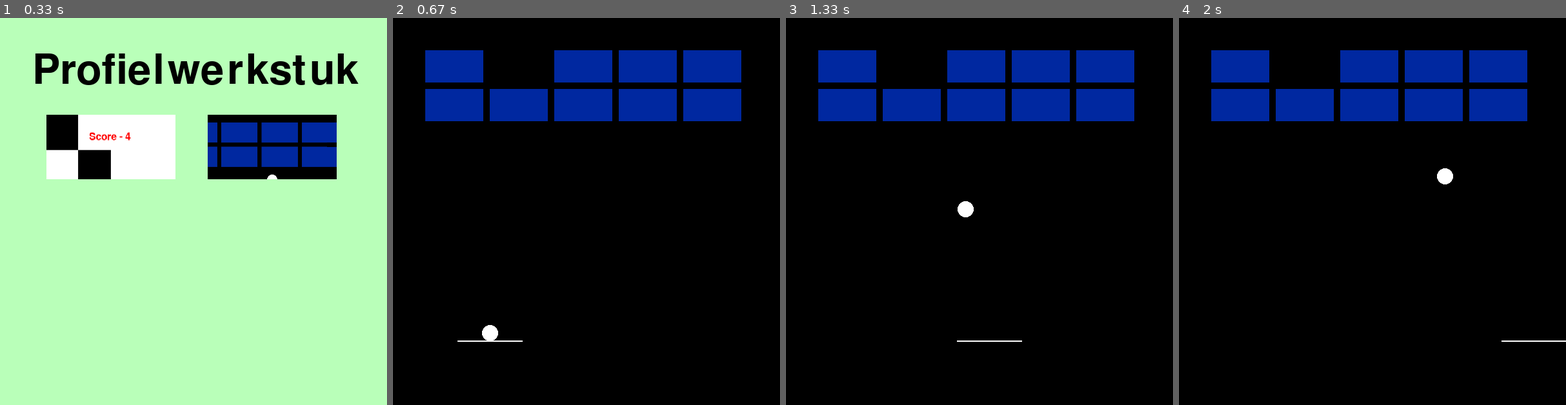
Above: before the commit, frames 1-4 (left to right).
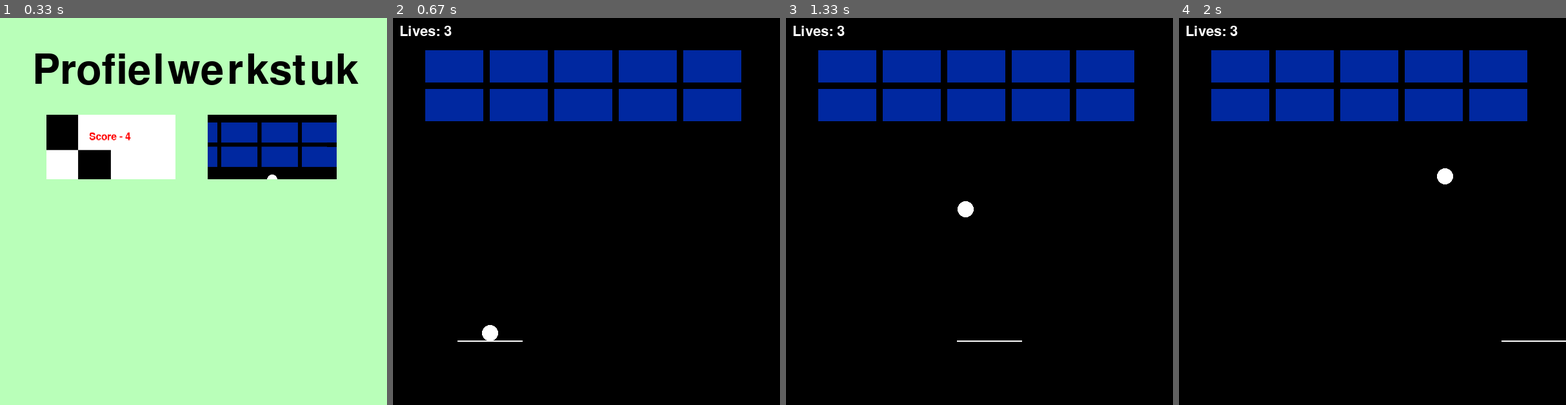
Above: after the commit, the same moments.

Repository: Pkpratik/pygame-class
Game: pygame game, started from Jonah/Projects/P4.0 - Game Hub.py
Same seed, same stepped clock (60 frames per second), same inputs: the game is played once before the commit and once after it.
Inputs (mouse positions are in pixels of both pictures, inside the frame that each line leads up to):
- Up to frame 1 (0.33 s): no input
- Up to frame 2 (0.67 s): click (663, 145) at 0.38 s
- Up to frame 3 (1.33 s): tap Space at 0.67, 1.07 s; hold Right from 1 s (still down)
- Up to frame 4 (2 s): tap Space at 1.37, 1.57, 1.87 s; release Right at 1.47 s; hold Right 1.5-1.97 s

Frame 1 is identical in both runs. In frame 2, 1.4% of the frame differs, in the area x 1-40%, y 2-17%; in frame 3, 1.4%; in frame 4, 1.4%.

Commit message:
Some testing and losing mechanism bb

Diff:
--- a/Jonah/Projects/P4.0 - Game Hub.py
+++ b/Jonah/Projects/P4.0 - Game Hub.py
@@ -265,7 +265,6 @@
     hsdict[player_name]=max(int(hsdict[player_name]),clicker.score)
 
     with open("Jonah/Projects/myscore.txt","w") as file:
-        print(hsdict)
         for i in sorted(hsdict.items(),key=lambda item:item[1],reverse=True):
 
             file.write(i[0]+" "+str(i[1])+'\n')
@@ -283,6 +282,7 @@
     bg = (black)
     screen=pygame.display.set_mode((w,h))
     pygame.display.set_caption('Brick Breaker')
+    base_font=pygame.font.Font(None,32)
 
     #Easteregg
     ee1=pygame.mixer.Sound('Jonah/Projects/easteregg1.wav')
@@ -316,6 +316,7 @@
             self.rect.bottom=bar1.centery
             self.forward_speed=2
             self.downward_speed=3
+            self.lives=3
 
             self.space_pressed=False
         def update(self):
@@ -326,7 +327,10 @@
             else:
                 self.rect.x+=self.forward_speed
                 self.rect.y-=self.downward_speed
-                if self.rect.bottom>=h or self.rect.top<=0:
+                if self.rect.bottom>=h:
+                    self.lives-=1
+                    self.downward_speed=-self.downward_speed
+                if self.rect.top<=0:
                     self.downward_speed=-self.downward_speed
                 if self.rect.left<=0 or self.rect.right>=h:
                     self.forward_speed=-self.forward_speed
@@ -350,7 +354,7 @@
     brick1=bricks(50,50,2)
     arr=pygame.sprite.Group()
     arr.add(brick1)
-    arr.add(bricks(50,50,2))
+    arr.add(bricks(150,50,2))
     arr.add(bricks(250,50,2))
     arr.add(bricks(350,50,2))
     arr.add(bricks(450,50,2))
@@ -371,8 +375,6 @@
                 if ball1.rect.collidepoint(event.pos):
                     pygame.mixer.Sound.play(ee1)
 
-
-        #Makes it stay inside the screen
         screen.fill(bg)
         ball1.update()
         arr.draw(screen)
@@ -387,6 +389,10 @@
             else:
                 ball1.hit()
 
+        #Lose mechanic
+        if ball1.lives==0:
+            pygame.time.wait(1500)
+            run=False
 
 
         #Pongbar
@@ -399,9 +405,10 @@
             ball1.space_pressed=True
         pygame.draw.rect(screen,(white),bar1)
 
+        ldisp=base_font.render("Lives: "+str(ball1.lives),True,(255,255,255))
+        screen.blit(ldisp,(10,10))
         #Ending bar
         pygame.display.update()
-    pygame.quit()
 
 #Frameworking
 pygame.display.set_caption("Profielwerkstuk")
@@ -423,7 +430,8 @@
 th_img=pygame.transform.scale(th_big,(200,100))
 bb_big=pygame.image.load('Jonah/Projects/brickbreaker.png')
 bb_img=pygame.transform.scale(bb_big,(200,100))
-#Actual game
+
+#Actual hub
 run=True
 while run:
     #Standard while-loop beginning
--- a/Jonah/Projects/myscore.txt
+++ b/Jonah/Projects/myscore.txt
@@ -1,11 +1,14 @@
+Jonah j 51
+Enter your name 40
 hannah 29
-Enter your name 14
 s10 10
 s9 9
 s8 8
 s7 7
 s6 6
+test 6
 s5 5
+sterre 5
 s4 4
 s3 3
 s2 2
